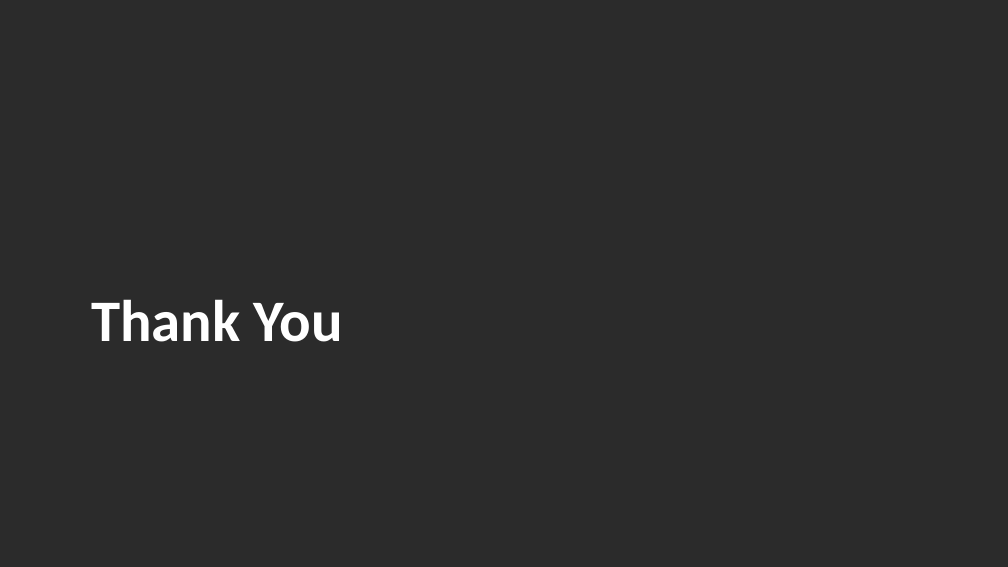
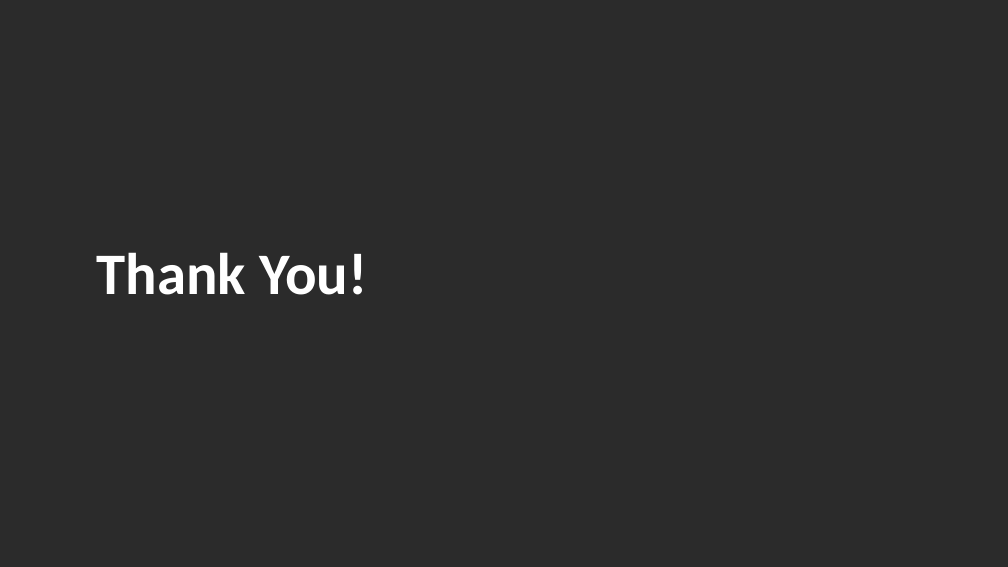
Before and after one commit to georgejohnchavady/Dissertation, a slide deck: slide 29 of Final/Dissertation PPT.pptx (slide 28 before the commit). Drawn at 1008x567 pixels with LibreOffice and Linux fonts; fonts in the diff are those of the drawing; background and template pictures are left out; a plain dark background stands for a picture behind light text. Boxes give left, top, right and bottom in pixels: in the first picture for what was removed or moved away, otherwise in the second. Text is boxed around its words. In the diff, an @@ line names an element or a change of style, - is before the commit and + after.

```diff
--- a/Final/Dissertation PPT.pptx
+++ b/Final/Dissertation PPT.pptx
@@ title at <box>97,252,367,295</box>: text changed @@
-Thank You
+Thank You!
```
Also in this commit, not shown: 4 other slides changed, 1 slide added, 1 other file.
